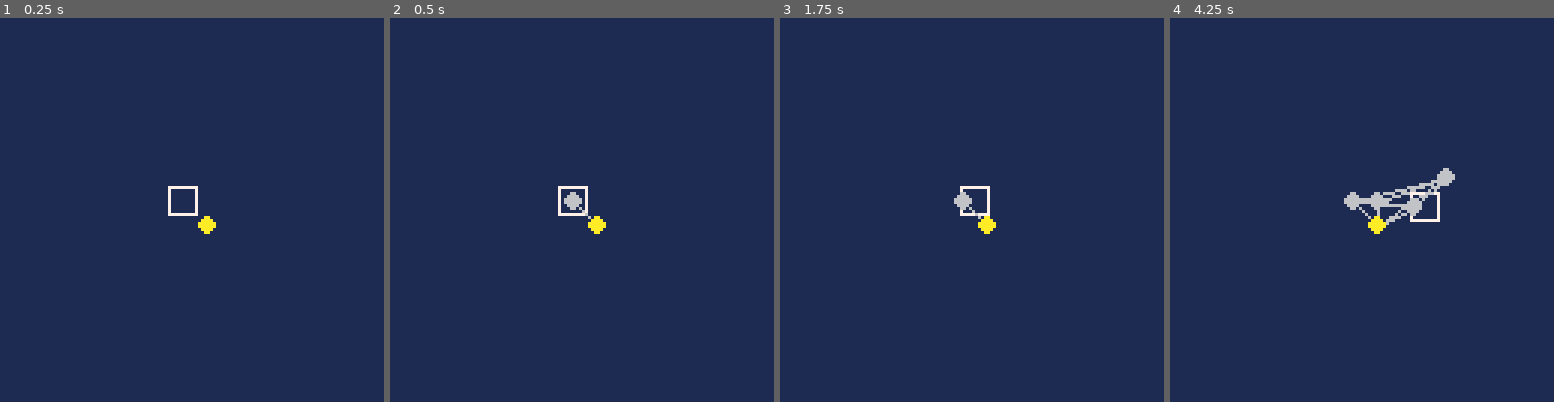
Above: before the commit, frames 1-4 (left to right).
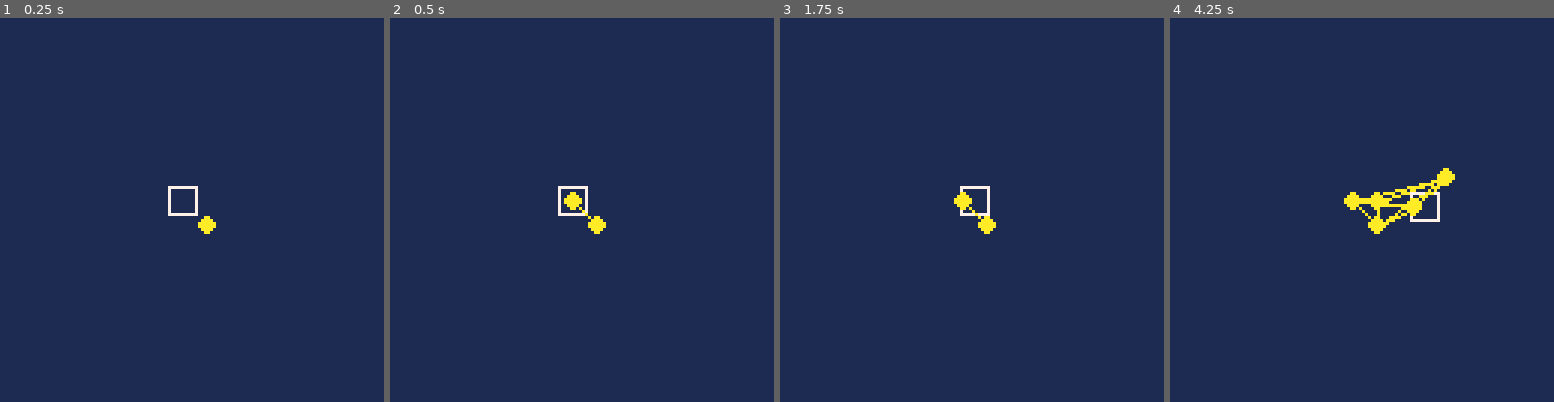
Above: after the commit, the same moments.

Repository: hughbagan/starbase-pico8
Game: PICO-8 cartridge starbase.p8
Two runs of this game, one before a commit and one after it. Both use one fixed random seed, a clock stepped at 60 frames per second and the inputs below.
Inputs:
- Up to frame 1 (0.25 s): no input
- Up to frame 2 (0.5 s): tap X (X key) at 0.33 s
- Up to frame 3 (1.75 s): tap X (X key) at 1.07 s; hold Right from 1.6 s (still down)
- Up to frame 4 (4.25 s): tap X (X key) at 1.85, 2.97, 4.08 s; release Right at 2.1 s; hold Up 2.15-2.42 s; hold Right 2.47-3.03 s; hold Left 3.08-3.58 s; hold Down 3.63-3.97 s; hold Right from 4.02 s (still down)

Frame 1 is identical in both runs. In frame 2, 0.2% of the frame differs, in the area x 45-53%, y 45-53%; in frame 3, 0.2%; in frame 4, 1.1%, in the area x 45-75%, y 39-54%.

Commit message:
power nodes from neighbours

Diff:
--- a/starbase.p8
+++ b/starbase.p8
@@ -60,6 +60,12 @@
 	  if #n.nbr<4 and #nodes[i].nbr<4 then
 	   add(n.nbr, nodes[i])
 	   add(nodes[i].nbr, n)
+	   if n.pwr then
+	    nodes[i].pwr=true
+	   end
+	   if nodes[i].pwr then
+	    n.pwr=true
+	   end
 	  end
 	 end
 	end
@@ -77,7 +83,8 @@
   if n.id<n2.id then
    line(n.ctr.x,n.ctr.y,
         n2.ctr.x,n2.ctr.y,
- 	   	  6)
+ 	   	  (n.pwr and n2.pwr)
+ 	   	   and 10 or 6)
  	end
  end
  spr(n.sp,n.x,n.y) --on top
@@ -100,8 +107,6 @@
 	   and (dx^2+dy^2)<d^2
 end
 
---todo: power nodes based on
---      neighbours
 -- also wtf is local again?
 
 -->8
